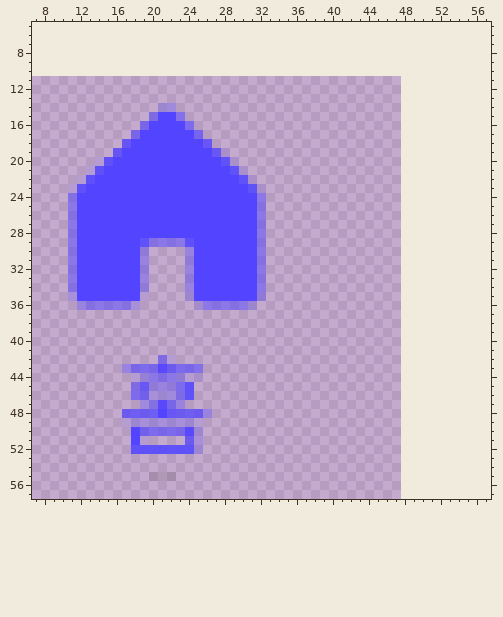
File history of a pixel-art sprite, src/assets/img/bottom_tab/home_active.png. Above, as it was before the edit.
The file is 52x52 pixels. Pixels under 10% opacity are left out. Colours within 5 levels of each other are drawn and written as one. Shown: x 7..57, y 5..57. The old version is drawn lined up with the new one, on the new canvas.
Now the later version:
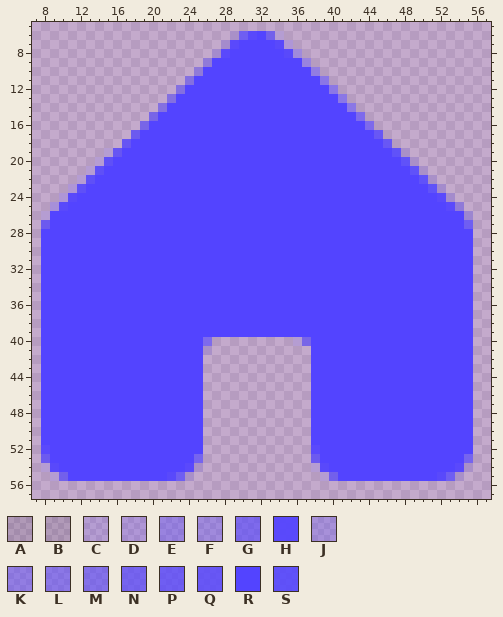
Palette (. is transparent): A #0000001a  B #0a0a0a1a  C #5040ff20  D #5540ff30  E #5242ff60  F #5043ff50  G #5343ff9f  H #5343ffef  J #5044ff40  K #5244ff70  L #5244ff80  M #5244ff8f  N #5344ffaf  P #5344ffbf  Q #5344ffcf  R #5344ff  S #5245ffdf
Diff:
canvas 52x52 -> 64x64, the old top-left corner now at -4,11 (the part of the old canvas that was cut away was empty and is not shown)
y 6: x 29..34 ...... -> CPHRNC
y 7: x 28..35 ........ -> DHRRRRHD
y 8: x 27..36 .......... -> DHRRRRRRHF
y 9: x 26..37 ............ -> ERRRRRRRRRRE
y 10: x 25..38 .............. -> ERRRRRRRRRRRRK
y 11: x 24..39 ................ -> LRRRRRRRRRRRRRRL
y 12: x 23..40 .................. -> LRRRRRRRRRRRRRRRRL
y 13: x 22..41 .................... -> LRRRRRRRRRRRRRRRRRRL
y 14: x 21..42 JF.................... -> LRRRRRRRRRRRRRRRRRRRRL
y 15: x 20 M -> G; x 23..43 M.................... -> RRRRRRRRRRRRRRRRRRRRG
y 16: x 24..44 G.................... -> RRRRRRRRRRRRRRRRRRRRG
y 17: x 18 G -> P; x 25..45 N.................... -> RRRRRRRRRRRRRRRRRRRRQ
y 18: x 26..46 Q.................... -> RRRRRRRRRRRRRRRRRRRRQ
y 19: x 15 . -> C; x 27..48 QC.................... -> RRRRRRRRRRRRRRRRRRRRSC
y 20: x 28..49 SC.................... -> RRRRRRRRRRRRRRRRRRRRSC
y 21: x 29..50 SC.................... -> RRRRRRRRRRRRRRRRRRRRSC
y 22: x 30..51 SC.................... -> RRRRRRRRRRRRRRRRRRRRSC
y 23: x 11 C -> D; x 31..52 SC.................... -> RRRRRRRRRRRRRRRRRRRRSD
y 24: x 10..11 .L -> DH; x 32..53 L..................... -> RRRRRRRRRRRRRRRRRRRRHD
y 25: x 9..11 ..L -> JHR; x 32..54 L...................... -> RRRRRRRRRRRRRRRRRRRRRHE
y 26: x 8..11 ...L -> CRRR; x 32..55 L....................... -> RRRRRRRRRRRRRRRRRRRRRRRJ
y 27: x 8..11 ...L -> PRRR; x 32..55 L....................... -> RRRRRRRRRRRRRRRRRRRRRRRP
y 28: x 8..11 ...L -> RRRR; x 32..55 L....................... -> RRRRRRRRRRRRRRRRRRRRRRRR
y 29: x 8..11 ...L -> RRRR; x 19..24 SLLLLS -> RRRRRR; x 32..55 L....................... -> RRRRRRRRRRRRRRRRRRRRRRRR
y 30..34: x 8..11 ...L -> RRRR; x 19..24 E....E -> RRRRRR; x 32..55 L....................... -> RRRRRRRRRRRRRRRRRRRRRRRR
y 35: x 8..11 ...J -> RRRR; x 19..24 C....J -> RRRRRR; x 32..55 E....................... -> RRRRRRRRRRRRRRRRRRRRRRRR
y 36: x 8..55 ....ELLLLLJ......DLLLLLJ........................ -> RRRRRRRRRRRRRRRRRRRRRRRRRRRRRRRRRRRRRRRRRRRRRRRR
y 37..39: x 8..55 ................................................ -> RRRRRRRRRRRRRRRRRRRRRRRRRRRRRRRRRRRRRRRRRRRRRRRR
y 40: x 8..26 ................... -> RRRRRRRRRRRRRRRRRRG; x 36..55 .................... -> CGRRRRRRRRRRRRRRRRRR
y 41: x 8..26 ................... -> RRRRRRRRRRRRRRRRRRC; x 38..55 .................. -> RRRRRRRRRRRRRRRRRR
y 42: x 8..25 .............MC... -> RRRRRRRRRRRRRRRRRR; x 38..55 .................. -> RRRRRRRRRRRRRRRRRR
y 43: x 8..25 .........EGGGHPGGM -> RRRRRRRRRRRRRRRRRR; x 38..55 .................. -> RRRRRRRRRRRRRRRRRR
y 44: x 8..25 ..........CFLMLECC -> RRRRRRRRRRRRRRRRRR; x 38..55 .................. -> RRRRRRRRRRRRRRRRRR
y 45: x 8..25 ..........MQEEEGS. -> RRRRRRRRRRRRRRRRRR; x 38..55 .................. -> RRRRRRRRRRRRRRRRRR
y 46: x 8..25 ..........GNJJFMS. -> RRRRRRRRRRRRRRRRRR; x 38..55 .................. -> RRRRRRRRRRRRRRRRRR
y 47: x 8..25 ...........FLHGE.. -> RRRRRRRRRRRRRRRRRR; x 38..55 .................. -> RRRRRRRRRRRRRRRRRR
y 48: x 8..20 .........PPPP -> RRRRRRRRRRRRR; x 22..26 QPPPE -> RRRR.; x 38..55 .................. -> RRRRRRRRRRRRRRRRRR
y 49: x 8..25 .........CJJJJJJJC -> RRRRRRRRRRRRRRRRRR; x 38..55 .................. -> RRRRRRRRRRRRRRRRRR
y 50: x 8..17 .......... -> RRRRRRRRRR; x 19..25 NGGGGHJ -> RRRRRRR; x 38..55 .................. -> RRRRRRRRRRRRRRRRRR
y 51: x 8..17 .......... -> RRRRRRRRRR; x 19..25 C....PJ -> RRRRRRR; x 38..55 .................. -> RRRRRRRRRRRRRRRRRR
y 52: x 8..25 ..........SSSSSSSJ -> HRRRRRRRRRRRRRRRRR; x 38..55 .................. -> HRRRRRRRRRRRRRRRRR
y 53: x 8..25 .................. -> PRRRRRRRRRRRRRRRRN; x 38..55 .................. -> PRRRRRRRRRRRRRRRRN
y 54: x 8..25 .................. -> CHRRRRRRRRRRRRRRHC; x 38..55 .................. -> CHRRRRRRRRRRRRRRHC
y 55: x 9..24 ...........BAA.. -> CNRRRRRRRRRRRHPC; x 39..54 ................ -> CNRRRRRRRRRRRHPC
Where, in picture pixels (left, top, right, bottom), the same in both pictures:
changed: (41, 31, 473, 481)
